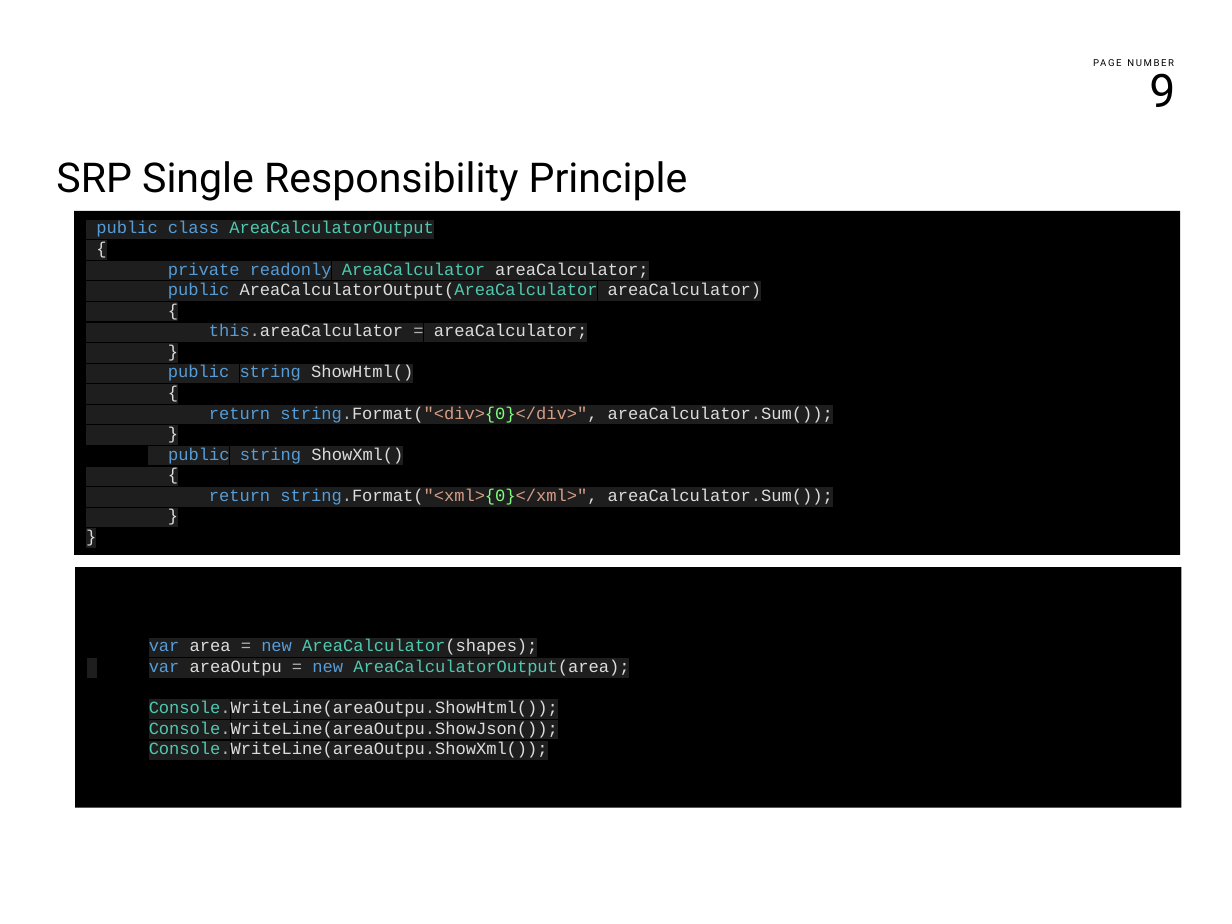
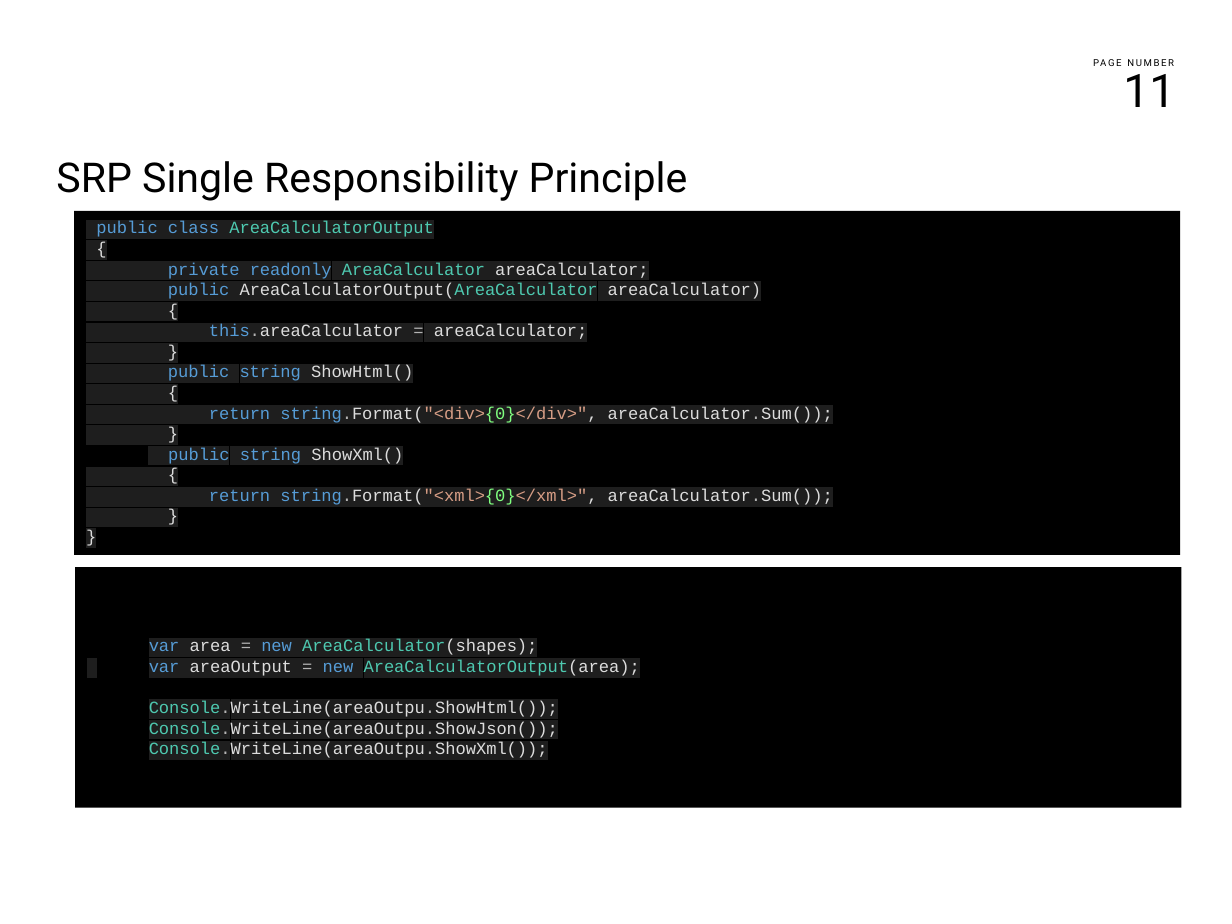
Before and after one commit to franco-melandri/SOLID, a slide deck: slide 11 of docs/solid.pptx (slide 9 before the commit). Drawn at 1232x924 pixels with LibreOffice and Linux fonts; fonts in the diff are those of the drawing; background and template pictures are left out. Boxes give left, top, right and bottom in pixels: in the first picture for what was removed or moved away, otherwise in the second. Text is boxed around its words. In the diff, an @@ line names an element or a change of style, - is before the commit and + after.

```diff
--- a/docs/solid.pptx
+++ b/docs/solid.pptx
@@ page number at [1123, 65, 1175, 107]: text changed @@
-9
+11
@@ text in rectangle at [149, 659, 640, 676]: text changed @@
-var areaOutpu = new AreaCalculatorOutput(area);
+var areaOutput = new AreaCalculatorOutput(area);
```
Also in this commit, not shown: 6 other slides changed, 4 slides added.
